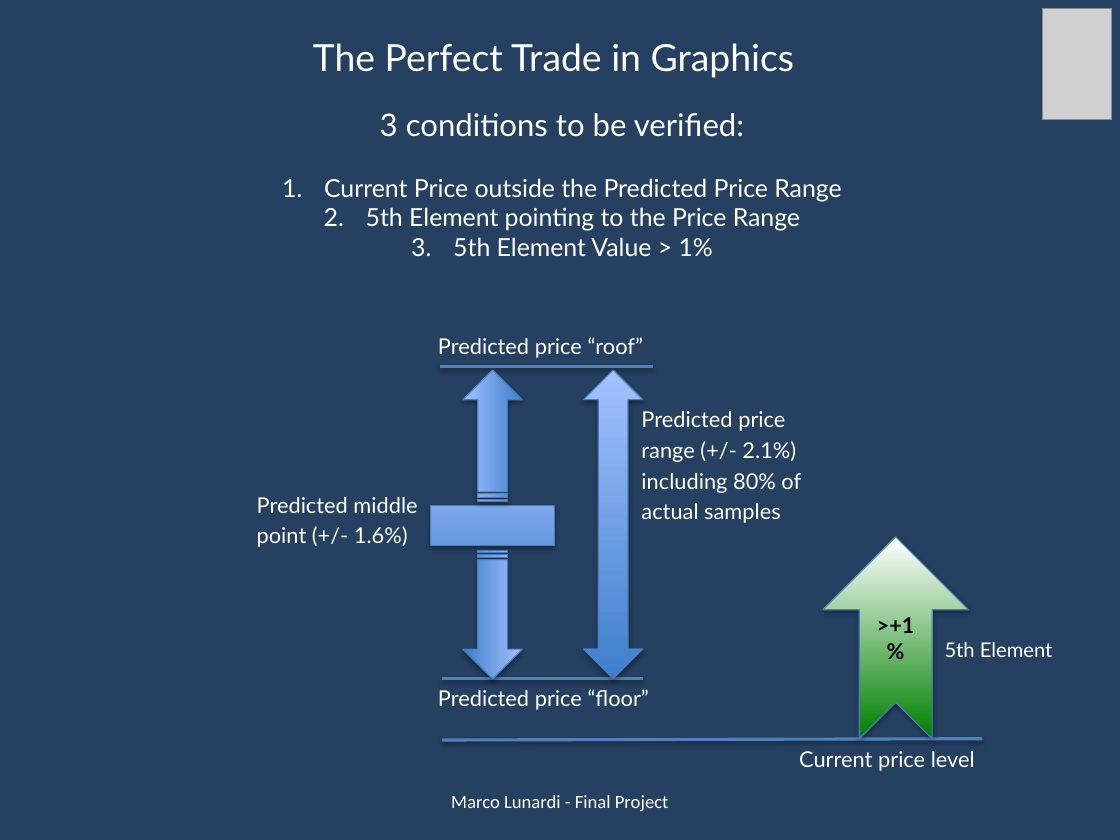
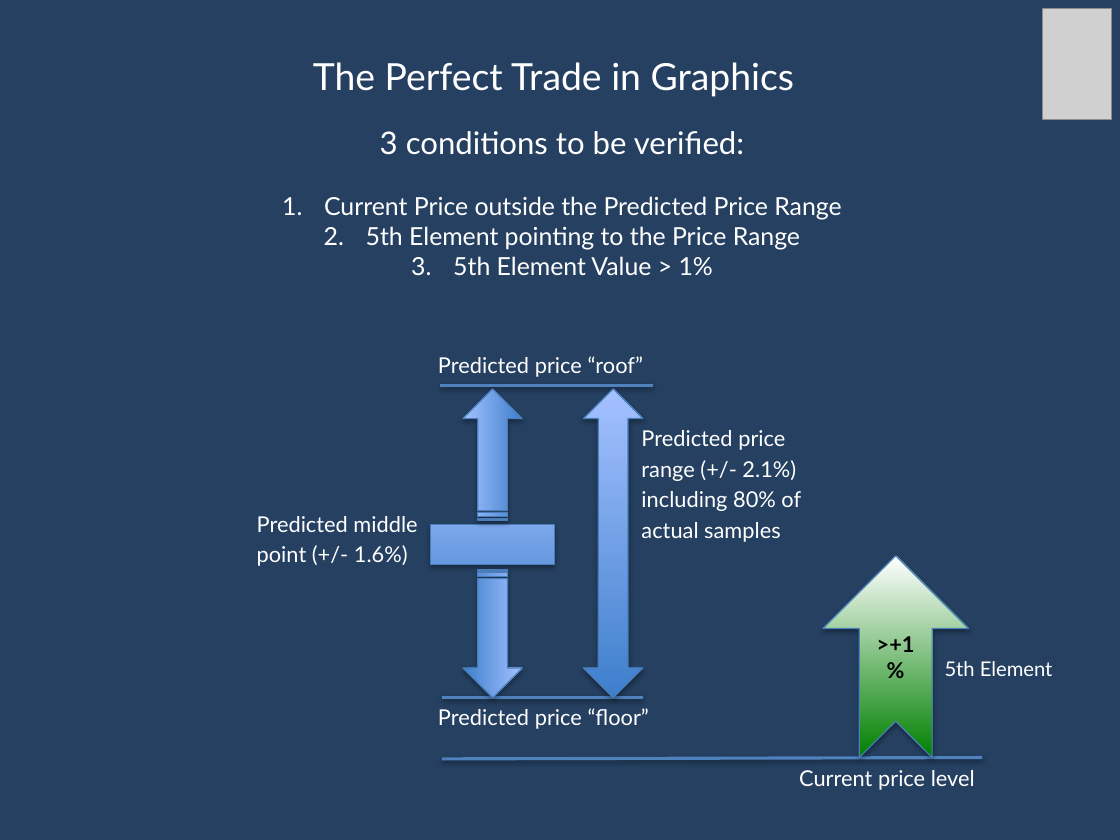
Before and after one commit to marcolunardi/metis, a slide deck: slide 7 of final_project/Metis Kojak.pptx. Drawn at 1120x840 pixels with LibreOffice and Linux fonts; fonts in the diff are those of the drawing; grey boxes stand for pictures. Boxes give left, top, right and bottom in pixels: in the first picture for what was removed or moved away, otherwise in the second. Text is boxed around its words. In the diff, an @@ line names an element or a change of style, - is before the commit and + after.

```diff
--- a/final_project/Metis Kojak.pptx
+++ b/final_project/Metis Kojak.pptx
@@ 8 texts, 3 lines, 2 striped right arrows, 1 notched right arrow, 1 math minus, 1 up down arrow: place and size @@
-8 texts, 3 lines, 2 striped right arrows, 1 notched right arrow, 1 math minus, 1 up down arrow at [257, 43, 1053, 771]
+8 texts, 3 lines, 2 striped right arrows, 1 notched right arrow, 1 math minus, 1 up down arrow at [257, 62, 1053, 790]
@@ text removed at [451, 795, 668, 811] @@
-Marco Lunardi - Final Project
```
Also in this commit, not shown: 8 other slides changed, 7 other files.
